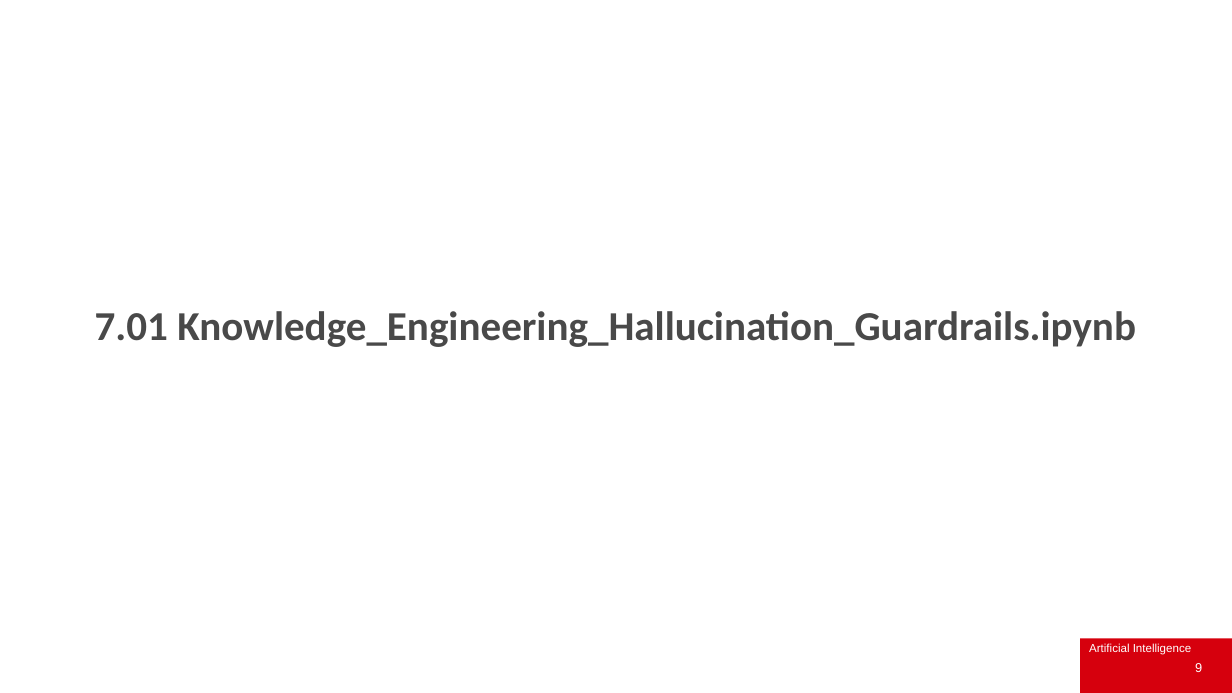
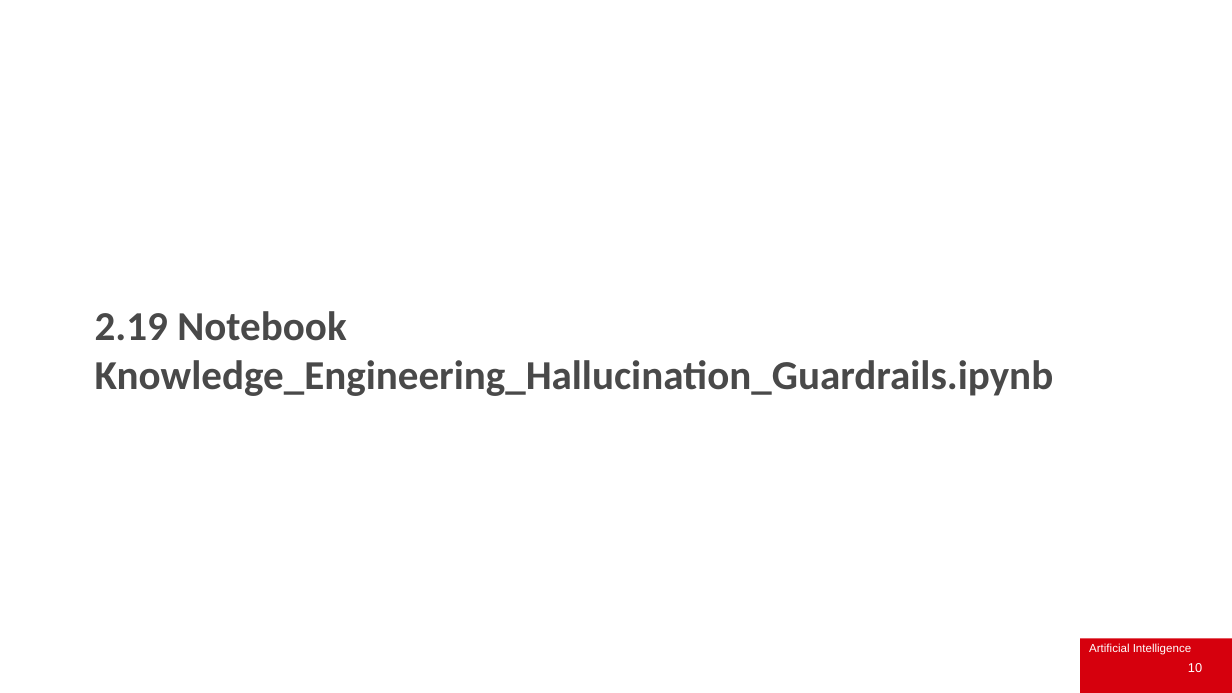
Before and after one commit to IainStyles/Knowledge-Engineering-2026, a slide deck: slide 10 of Slides/ECS8052 Week 7 2026-11-09.pptx (slide 9 before the commit). Drawn at 1232x693 pixels with LibreOffice and Linux fonts; fonts in the diff are those of the drawing; background and template pictures are left out. Boxes give left, top, right and bottom in pixels: in the first picture for what was removed or moved away, otherwise in the second. Text is boxed around its words. In the diff, an @@ line names an element or a change of style, - is before the commit and + after.

```diff
--- a/Slides/ECS8052 Week 7 2026-11-09.pptx
+++ b/Slides/ECS8052 Week 7 2026-11-09.pptx
@@ text at (x1=95, y1=311, x2=1054, y2=396): text changed @@
-7.01 Knowledge_Engineering_Hallucination_Guardrails.ipynb
+2.19 Notebook Knowledge_Engineering_Hallucination_Guardrails.ipynb
@@ page number at (x1=1188, y1=663, x2=1202, y2=672): text changed @@
-9
+10
```
Also in this commit, not shown: 1 slide added, 17 other files.
